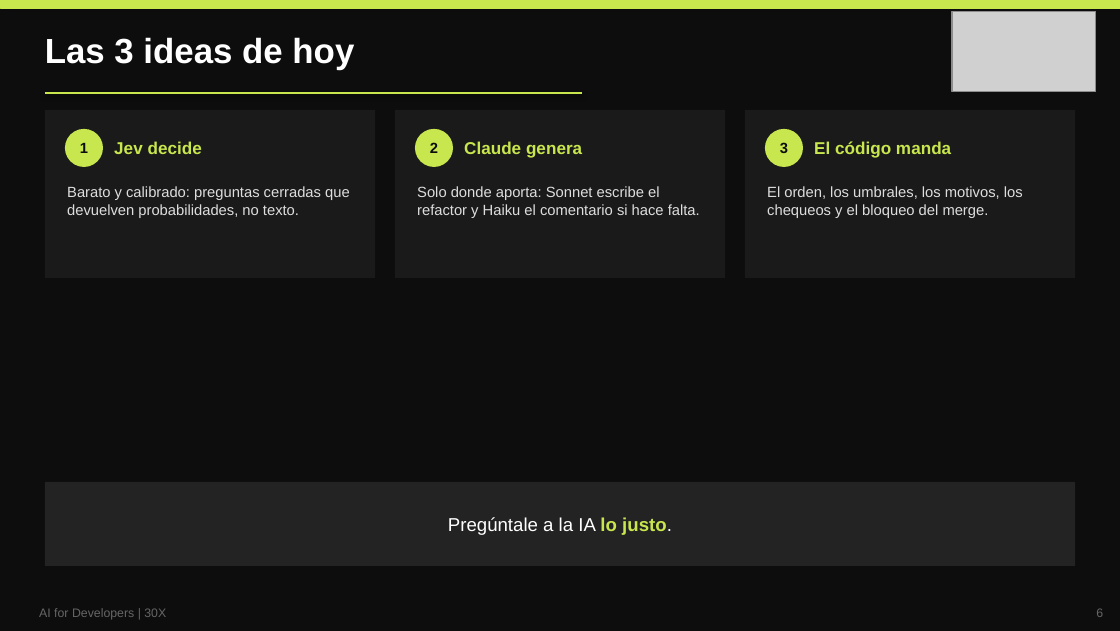
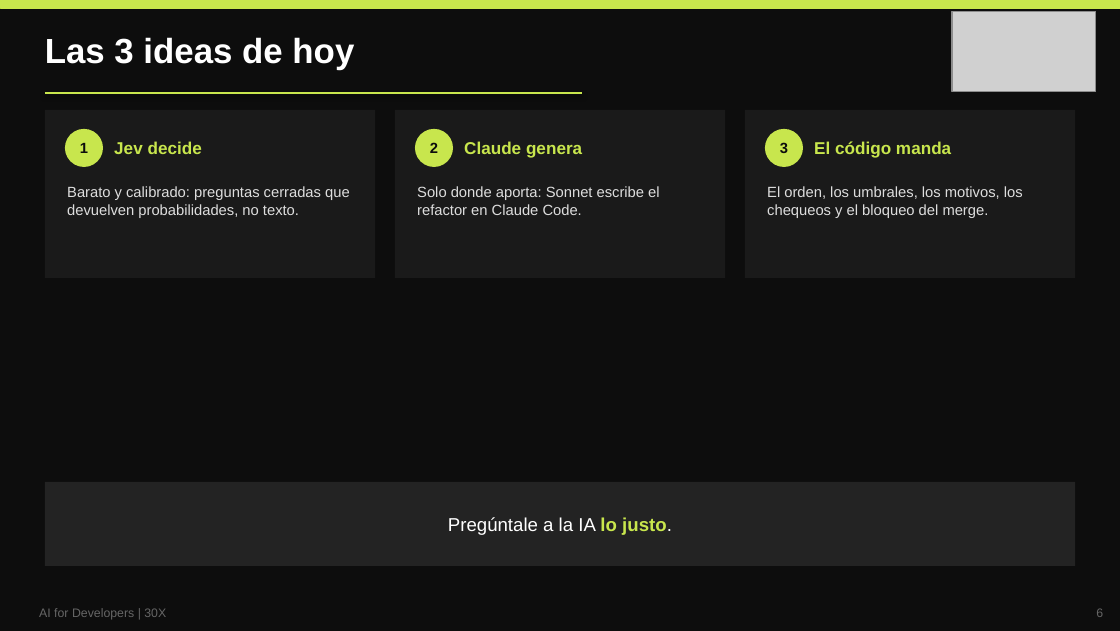
Before and after one commit to arlequine/jev-pdp-flow, a slide deck: slide 6 of docs/slides/charla-jev.pptx. Drawn at 1120x631 pixels with LibreOffice and Linux fonts; fonts in the diff are those of the drawing; grey boxes stand for pictures. Boxes give left, top, right and bottom in pixels: in the first picture for what was removed or moved away, otherwise in the second. Text is boxed around its words. In the diff, an @@ line names an element or a change of style, - is before the commit and + after.

```diff
--- a/docs/slides/charla-jev.pptx
+++ b/docs/slides/charla-jev.pptx
@@ text at [417,186,659,215]: text changed @@
-Solo donde aporta: Sonnet escribe el refactor y Haiku el comentario si hace falta.
+Solo donde aporta: Sonnet escribe el refactor en Claude Code.
```
Also in this commit, not shown: 4 other slides changed, 41 other files.
